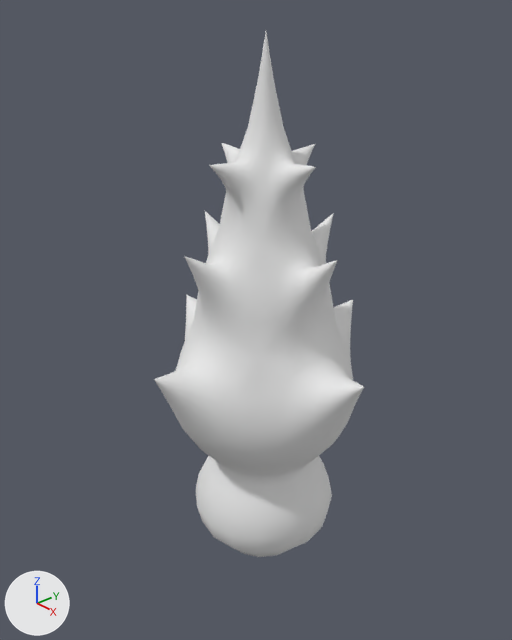
Two versions of the Blender file Assets/Models/spike.blend, one commit apart.
Rendered twice from a 50 mm lens placed at (1.099, -0.981, 1.231), pointed at (-0.013, -0.014, 0.513). The axes (+X, +Y, +Z) are drawn at lower left. The lights are the same throughout.

The scene before the commit, as lines of its bpy script (objects in view):
```python
me_cube = bpy.data.meshes.new('Cube')
me_cube.from_pydata(...)  # 386 vertices, 384 faces; spans x -1.23..1.23, y -1.23..1.23, z -0.53..4.54
me_cube.polygons.foreach_set('use_smooth', [True] * 384)
me_cube.materials.append(mat_material)  # white #e7e7e7
ob_cube = bpy.data.objects.new('Cube', me_cube)
ob_cube.location = (0.0, 0.0, 0.0)
ob_cube.scale = (0.25, 0.25, 0.25)
_m = ob_cube.modifiers.new('Subsurf', 'SUBSURF')
_m.render_levels = 1
```
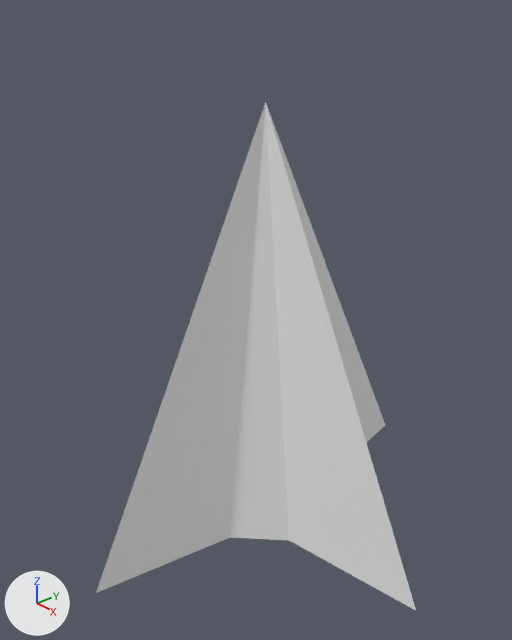
Diff of the bpy script that builds the scene:
```diff
--- a/Assets/Models/spike.blend.py
+++ b/Assets/Models/spike.blend.py
@@ me_cube @@
 # used by ob_cube; location = (0.0, 0.0, 0.0); scale = (0.25, 0.25, 0.25)
-me_cube.from_pydata(...)  # 386 vertices, 384 faces; spans x -1.23..1.23, y -1.23..1.23, z -0.53..4.54
+me_cube.from_pydata(...)  # 13 vertices, 13 faces; spans x -0.49..0.49, y -0.49..0.49, z 0.0..1.0
+# me_cube part 1: 386 vertices removed from x -1.23..1.23, y -1.23..1.23, z -0.53..4.54; 13 vertices added at x -0.49..0.49, y -0.49..0.49, z 0.0..1.0
+# me_cube part 2: the surface is now shaded flat
 me_cube.materials.append(mat_material)
@@ ob_cube @@
 ob_cube.location = (0.0, 0.0, 0.0)
-ob_cube.scale = (0.25, 0.25, 0.25)
-_m = ob_cube.modifiers.new('Subsurf', 'SUBSURF')
-_m.render_levels = 1
```

Changed parts and their boxes (x1, y1, x2, y2) in the pictures (512 x 640 px):
'Cube', reshaped, rescaled, modifiers changed (52% wider): before (154, 32, 364, 557); after (96, 102, 416, 610)
part 1 of me_cube, cut back: before (154, 32, 364, 557); after (96, 102, 416, 610)
